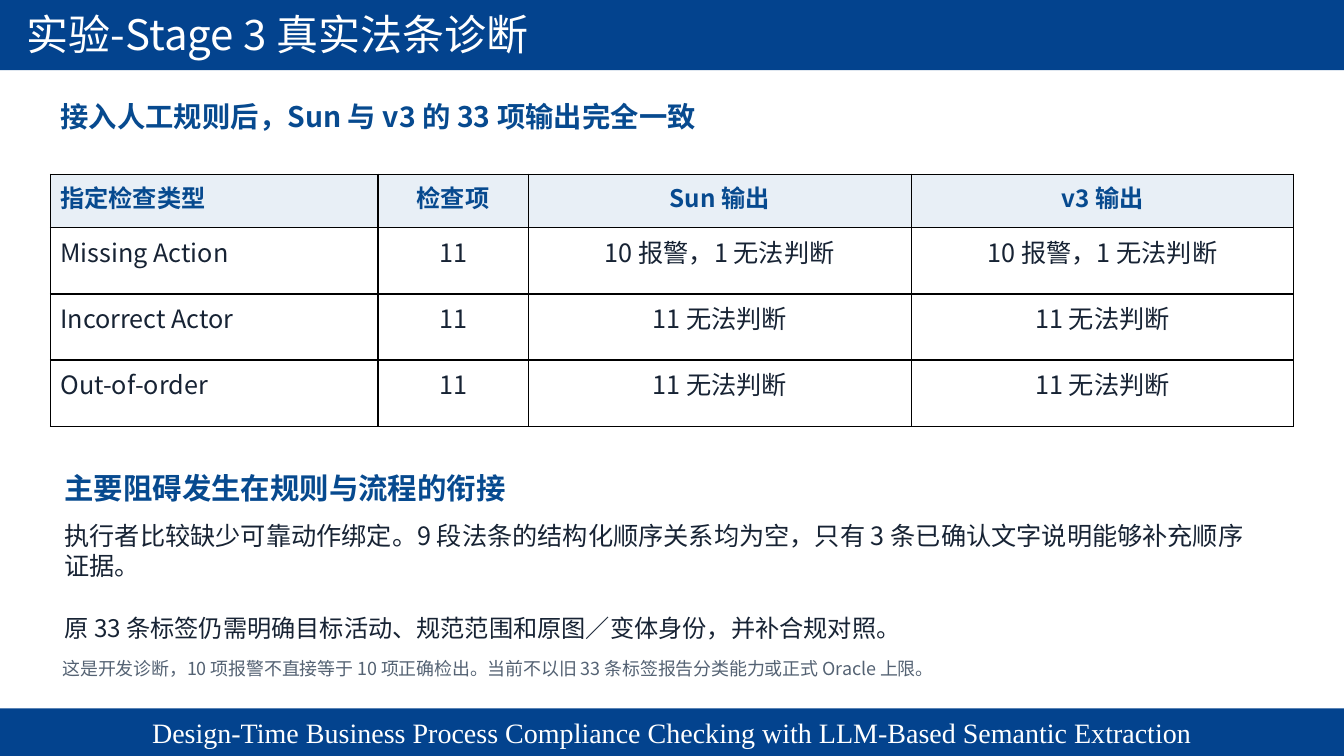
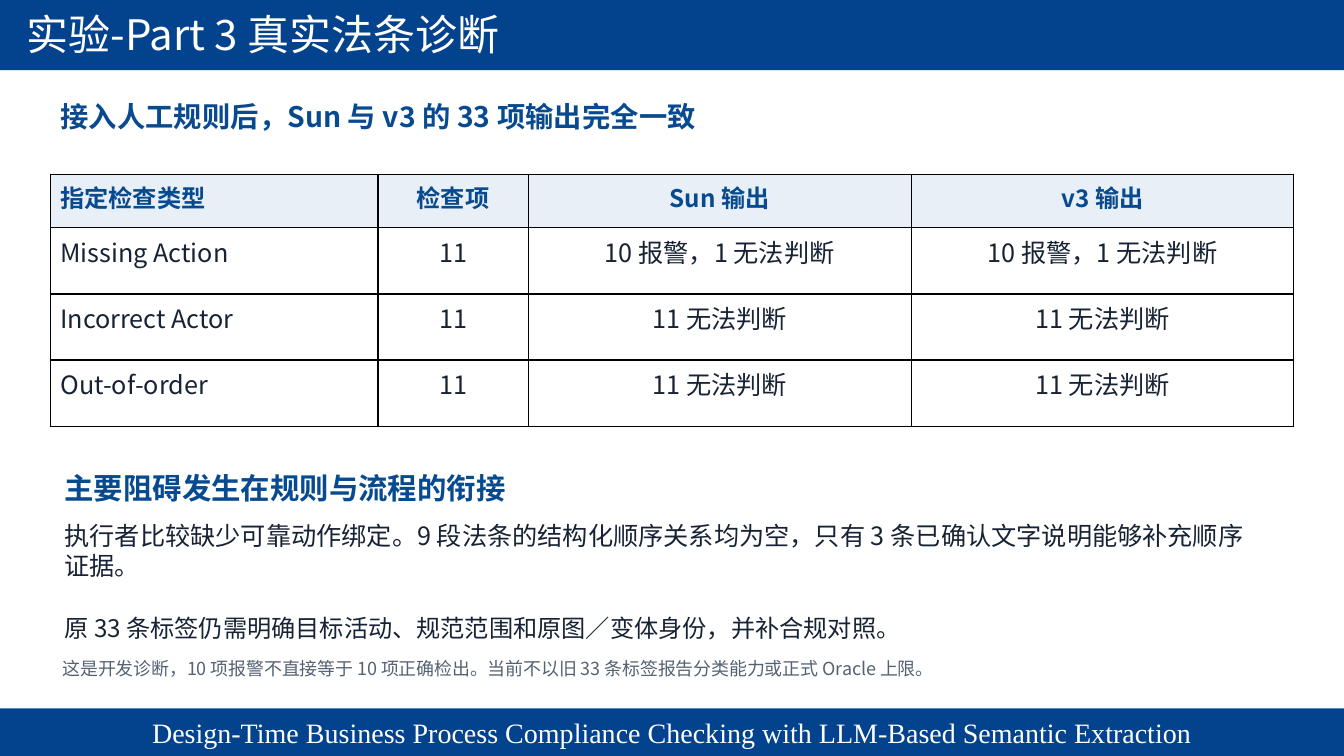
Before and after one commit to chaos-66/LLM4BPC, a slide deck: slide 24 of formal_experiment/paper/presentations/LLM4BPC_Semantic_Extraction_Revised.pptx. Drawn at 1344x756 pixels with LibreOffice and Linux fonts; fonts in the diff are those of the drawing; background and template pictures are left out. Boxes give left, top, right and bottom in pixels: in the first picture for what was removed or moved away, otherwise in the second. Text is boxed around its words. In the diff, an @@ line names an element or a change of style, - is before the commit and + after.

Commit message:
PW3/PW5 checkpoint: unify Part names and verify parallel inputs

```diff
--- a/formal_experiment/paper/presentations/LLM4BPC_Semantic_Extraction_Revised.pptx
+++ b/formal_experiment/paper/presentations/LLM4BPC_Semantic_Extraction_Revised.pptx
@@ text at [27, 14, 500, 54]: text changed @@
-实验-Stage 3 真实法条诊断
+实验-Part 3 真实法条诊断
```
Also in this commit, not shown: 19 other slides changed, 53 other files.
